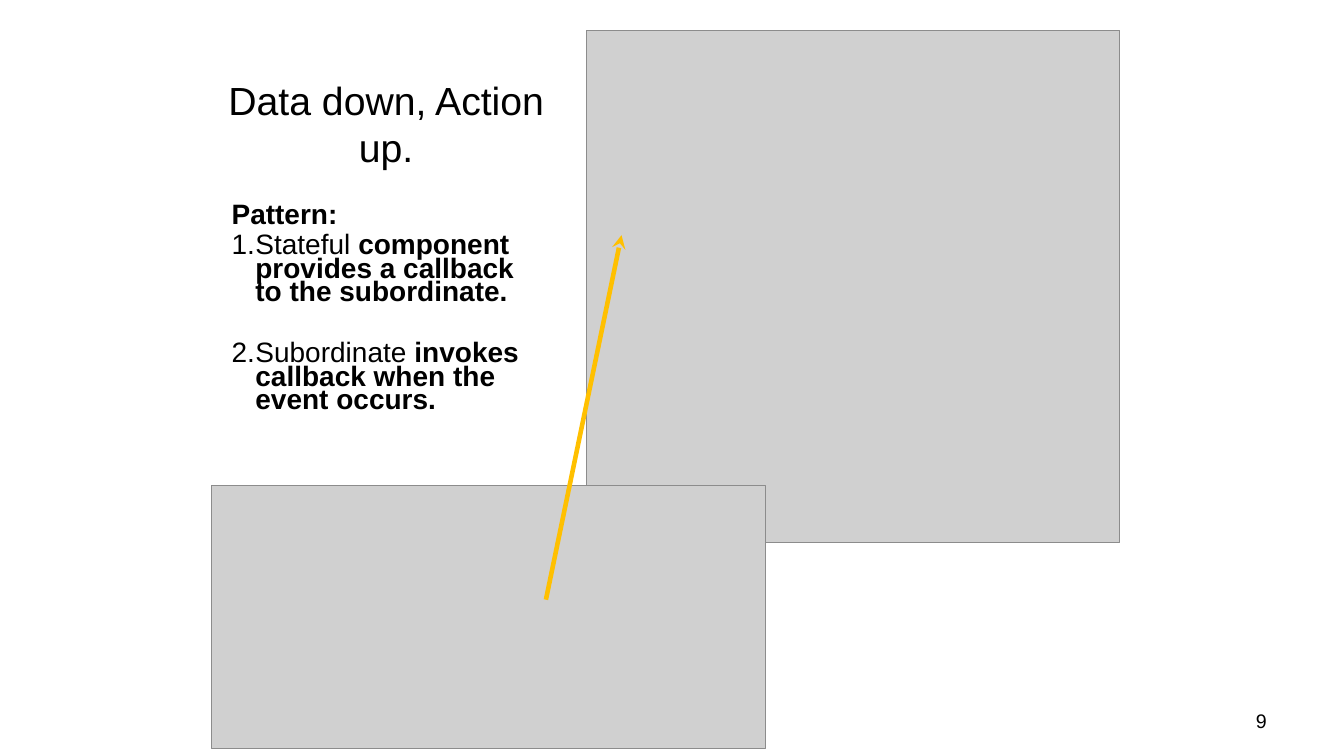
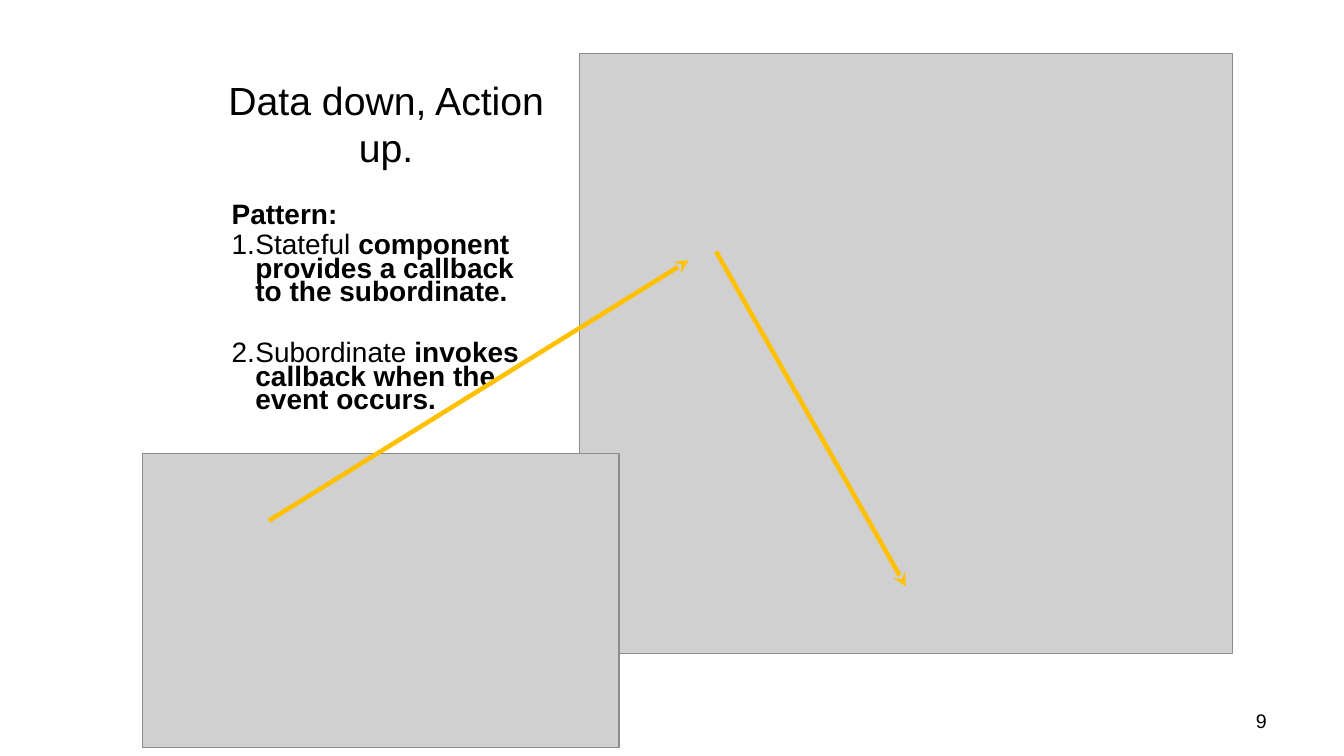
Before and after one commit to wit-hdip-comp-sci-2024/full-stack-2, a slide deck: slide 9 of topic-3/talk-1/ReactJS_02-2.ppt. Drawn at 1344x756 pixels with LibreOffice and Linux fonts; fonts in the diff are those of the drawing; grey boxes stand for pictures. Boxes give left, top, right and bottom in pixels: in the first picture for what was removed or moved away, otherwise in the second. Text is boxed around its words. In the diff, an @@ line names an element or a change of style, - is before the commit and + after.

```diff
--- a/topic-3/talk-1/ReactJS_02-2.ppt
+++ b/topic-3/talk-1/ReactJS_02-2.ppt
@@ picture: place and size @@
-picture at [586, 30, 1119, 542]
+picture at [579, 53, 1232, 653]
@@ arrow added from (269, 521) to (688, 260), #FFC000 3.26 pt @@
@@ arrow moved from (546, 599) - (622, 235) to (715, 251) - (906, 586) @@
@@ picture: place and size @@
-picture at [212, 486, 766, 749]
+picture at [143, 453, 620, 748]
```
Also in this commit, not shown: 3 other slides changed, 50 other files.
